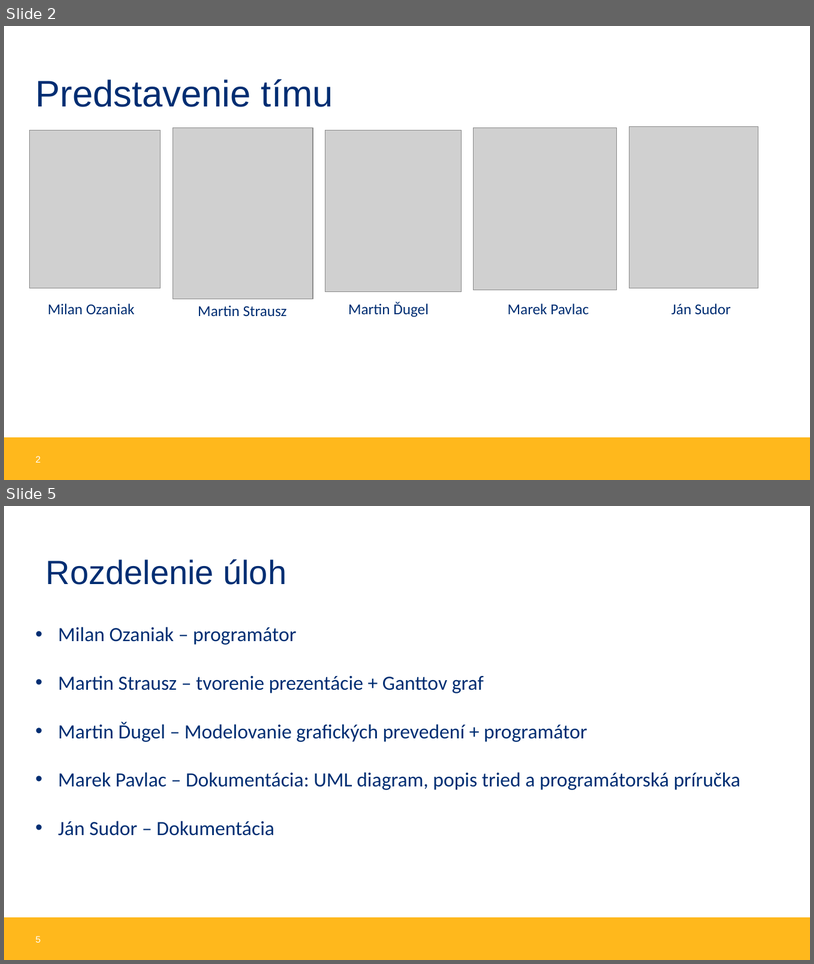
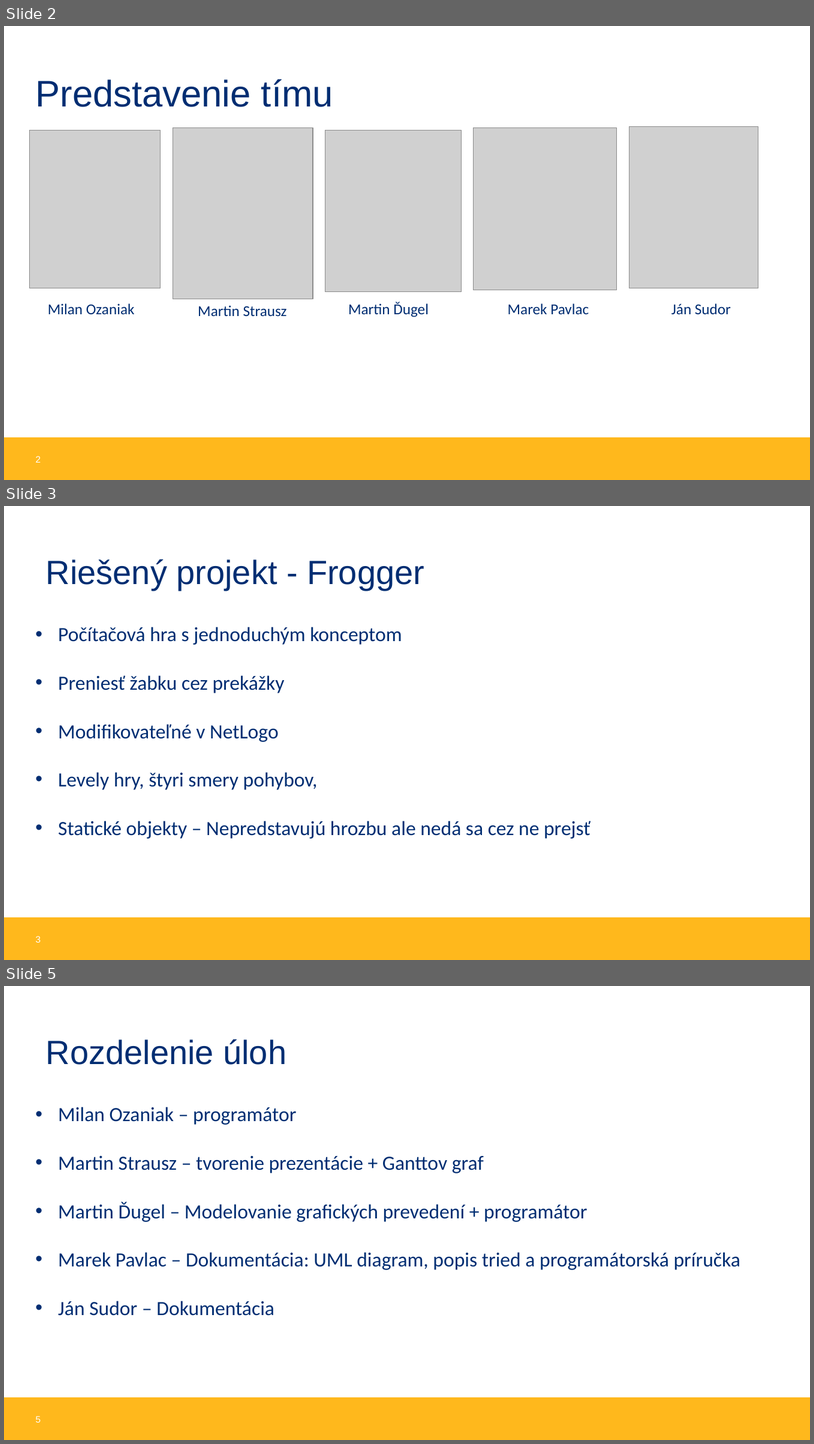
Before and after one commit to MilanOzaniak/Frogger_STV_16, a slide deck: technicka dokumentacia a prezentacia/Prezentácia Frogger.pptx. Shown one above the other, each under a label of ours: slides 2 and 5 before the commit, slides 2, 3 and 5 after it; the slides between them are not shown. The pictures are 814x964 and 814x1444 pixels, drawn with LibreOffice and Linux fonts; fonts in the diff are those of the drawing; grey boxes stand for pictures; background and template pictures are left out. Boxes give left, top, right and bottom in pixels: in the first picture for what was removed or moved away, otherwise in the second. Text is boxed around its words. In the diff, an @@ line names an element or a change of style, - is before the commit and + after.

```diff
--- a/technicka dokumentacia a prezentacia/Prezentácia Frogger.pptx
+++ b/technicka dokumentacia a prezentacia/Prezentácia Frogger.pptx
@@ slide 3 added at (4,506,810,960), background #FFFFFF; not listed: 1 template element that a slide beside it also shows @@
@@ text added at (46,559,425,590), 40 pt, text #002D72 @@
+Riešený projekt - Frogger
@@ text added at (58,627,591,838), 24 pt, text #002D72 @@
+• Počítačová hra s jednoduchým konceptom
+• Preniesť žabku cez prekážky
+• Modifikovateľné v NetLogo
+• Levely hry, štyri smery pohybov,
+• Statické objekty – Nepredstavujú hrozbu ale nedá sa cez ne prejsť
@@ page number added at (36,936,41,942), 11 pt, text #FFFFFF @@
+3
```
Also in this commit, not shown: 2 slides changed, 2 other slides added, 2 slides removed, 1 other file.
